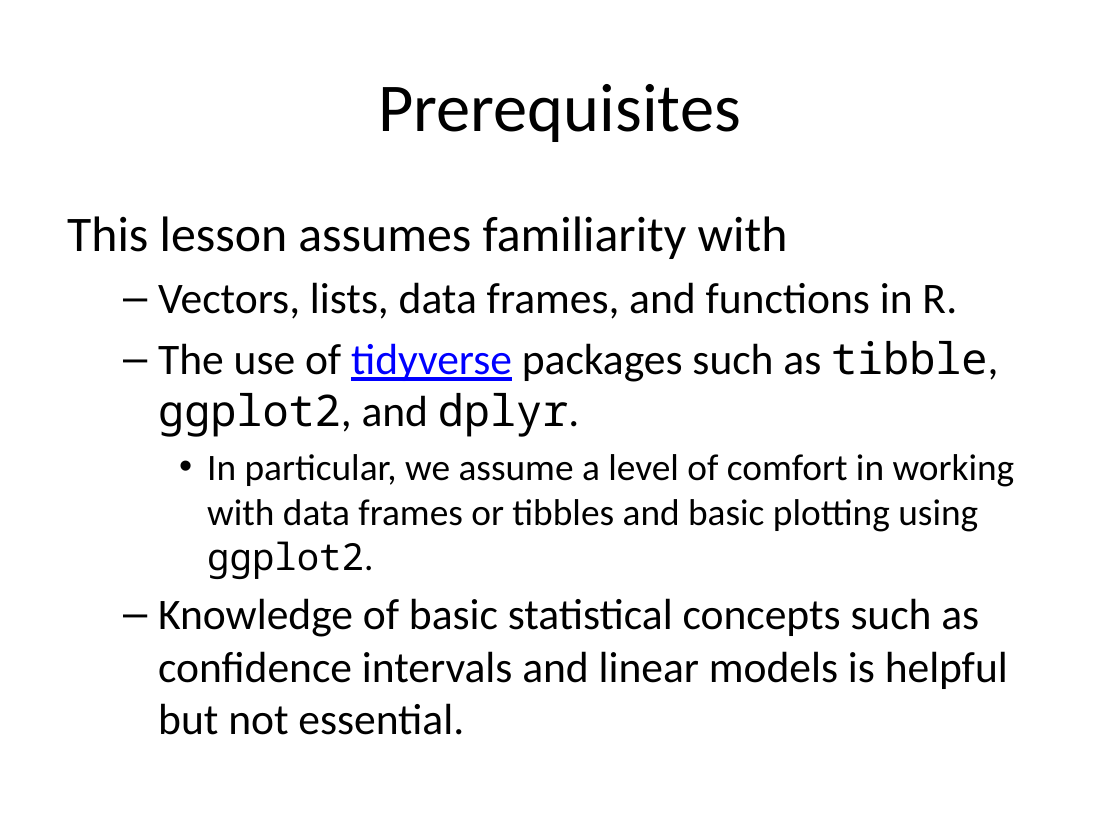
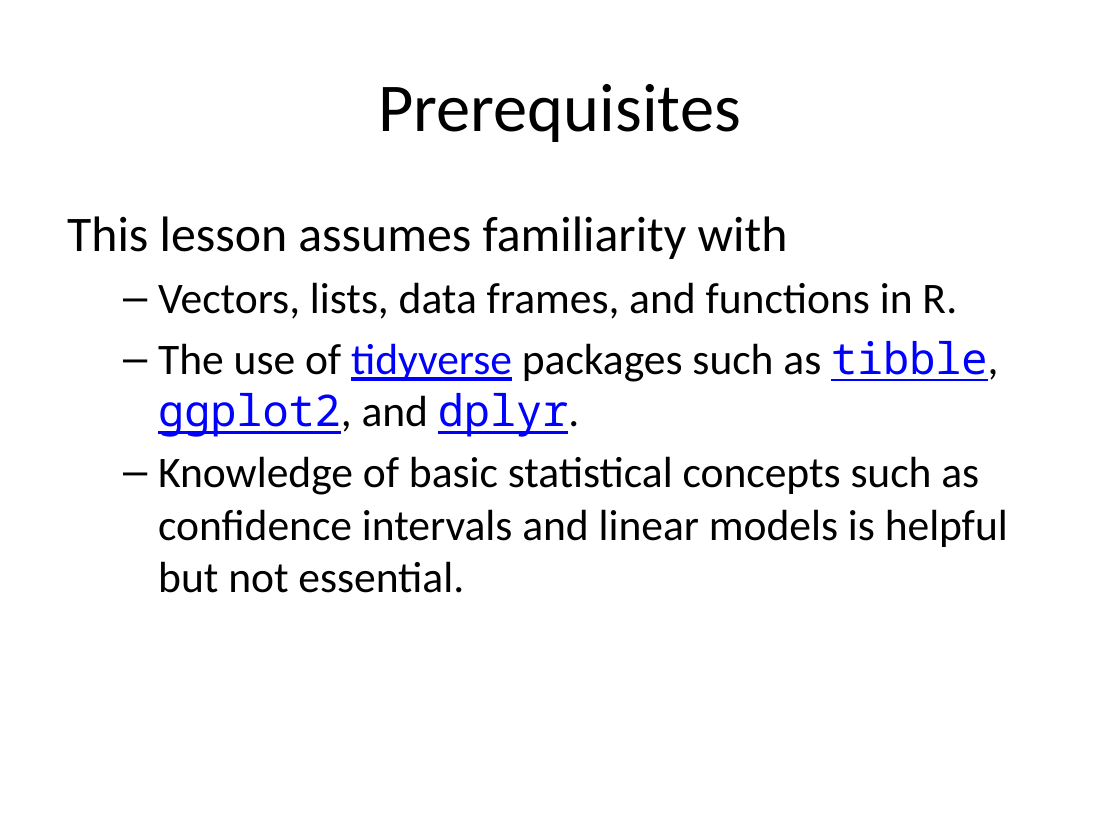
Before and after one commit to jmgraham30/SWBmodules, a slide deck: slide 4 of slides/iteration_with_purrr.pptx. Drawn at 1120x840 pixels with LibreOffice and Linux fonts; fonts in the diff are those of the drawing. Boxes give left, top, right and bottom in pixels: in the first picture for what was removed or moved away, otherwise in the second. Text is boxed around its words. In the diff, an @@ line names an element or a change of style, - is before the commit and + after.

```diff
--- a/slides/iteration_with_purrr.pptx
+++ b/slides/iteration_with_purrr.pptx
@@ text at box(158, 341, 998, 437): text colour #000000 to #0000FF, underline on in "tibble, ggplot2, dplyr." @@
@@ text at box(207, 454, 1015, 579): paragraph removed @@
-    • In particular, we assume a level of comfort in working with data frames or tibbles and basic plotting using ggplot2.
```
Also in this commit, not shown: 1 other slide changed, 2 slides added, 1 other file.
